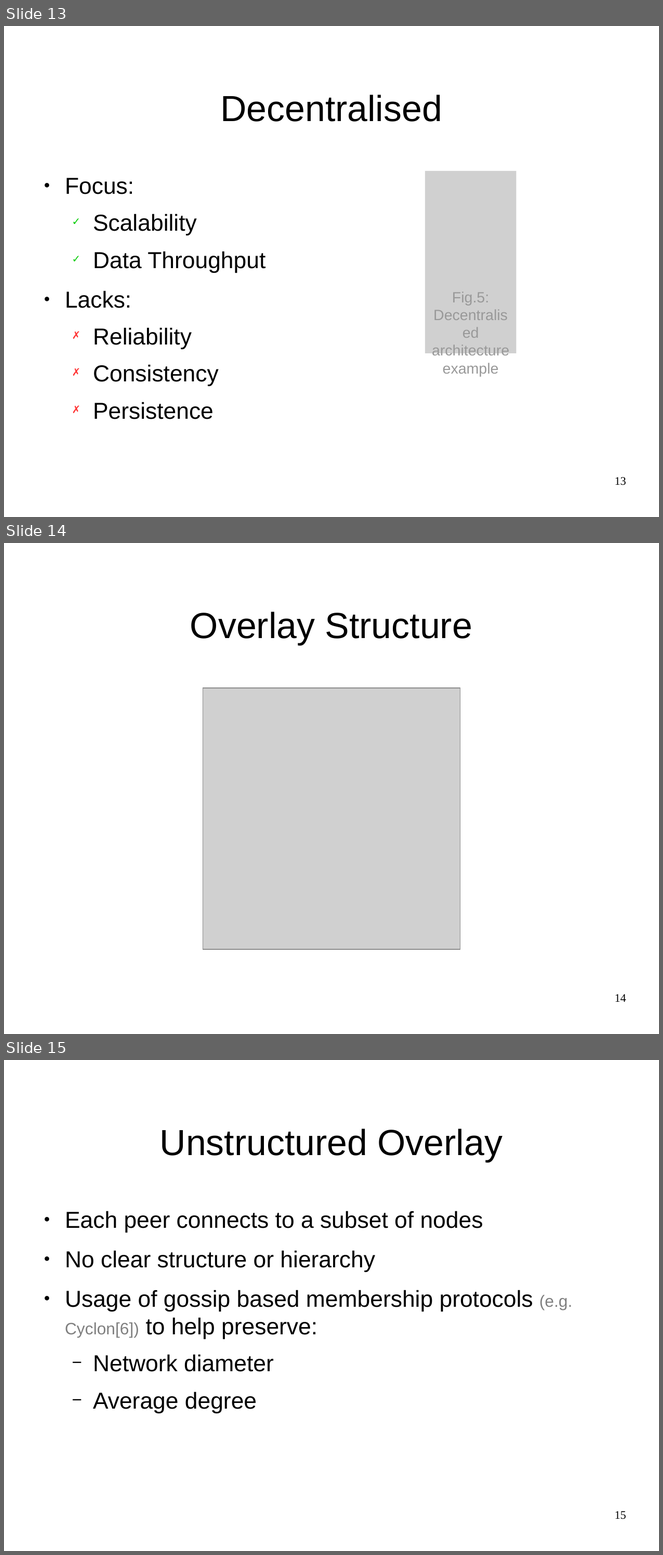
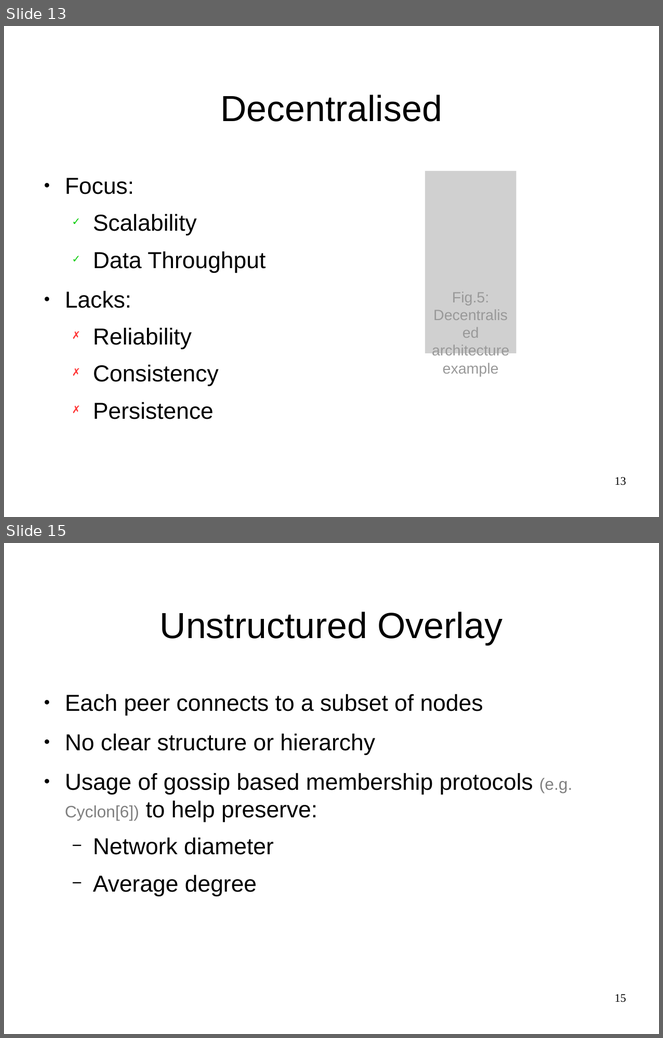
Before and after one commit to JGAntunes/pulsarcast, a slide deck: project-report/presentation.odp. Shown one above the other, each under a label of ours: slides 13, 14 and 15 before the commit, slides 13 and 15 after it; the slides between them are not shown. The pictures are 663x1555 and 663x1038 pixels, drawn with LibreOffice and Linux fonts; fonts in the diff are those of the drawing; grey boxes stand for pictures; background and template pictures are left out. Boxes give left, top, right and bottom in pixels: in the first picture for what was removed or moved away, otherwise in the second. Text is boxed around its words. In the diff, an @@ line names an element or a change of style, - is before the commit and + after.

```diff
--- a/project-report/presentation.odp
+++ b/project-report/presentation.odp
@@ slide 14 removed at (4,543,659,1034), background #FFFFFF @@
@@ title removed at (190,612,473,645) @@
-Overlay Structure
@@ picture removed at (203,688,461,950) @@
@@ page number removed at (615,994,626,1002) @@
-14
```
Also in this commit, not shown: 6 slides changed, 9 slides added, 4 other slides removed, 1 other file.
